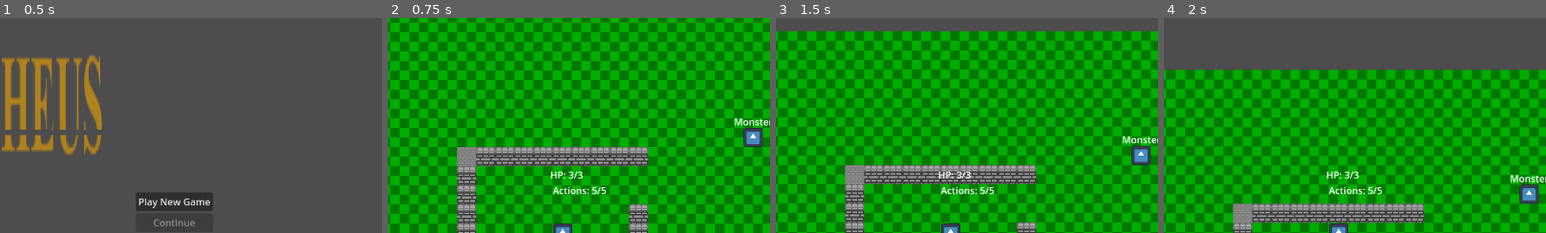
Above: before the commit, frames 1-4 (left to right).
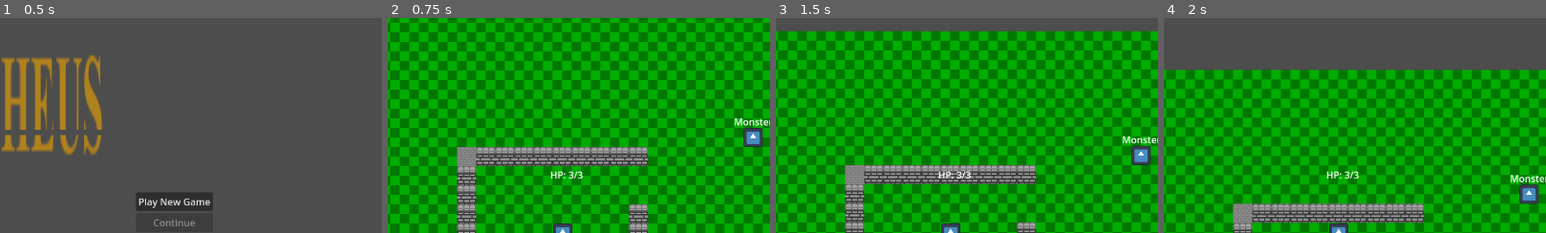
Above: after the commit, the same moments.

Repository: BurntToaster-Pirate15/Project-Prometheus
Game: Godot game, scene res://scenes/main_menu.tscn
Same seed, same stepped clock (60 frames per second), same inputs: the game is played once before the commit and once after it. The engine's default icon, where the game draws it, is replaced by a stand-in: a white triangle on a blue panel in a dark square.
Inputs (mouse positions are % of the whole screen's width and height, from its top left):
- Up to frame 1 (0.5 s): no input
- Up to frame 2 (0.75 s): click "Play New Game" at 0.5 s
- Up to frame 3 (1.5 s): tap Enter at 1.25 s; move the mouse to (45, 70) at 1.27 s; hold W (up) from 1.28 s (still down); hold Shift (Dash) from 1.28 s (still down); click (45, 70) at 1.42 s
- Up to frame 4 (2 s): keep holding W (up); keep holding Shift (Dash)
The pictures show only the part of the screen within x 27-77%, y 0-50%; the shares and areas given below are measured in that part.

Frame 1 is identical in both runs. In frame 2, 0.3% of the frame differs, in the area x 43-58%, y 78-83%; in frame 3, 0.3%; in frame 4, 0.3%.

Commit message:
feat: pull again

Diff:
--- a/scenes/levels/Level_00_Template.tscn
+++ b/scenes/levels/Level_00_Template.tscn
@@ -7,8 +7,8 @@
 [ext_resource type="PackedScene" uid="uid://c65uy7fi75e0f" path="res://scenes/npc/Monster.tscn" id="5_gw6tc"]
 
 [sub_resource type="SegmentShape2D" id="SegmentShape2D_05j8k"]
-a = Vector2(196, 140)
-b = Vector2(196, 171)
+a = Vector2(195, 139)
+b = Vector2(194, 202)
 
 [sub_resource type="TileSetAtlasSource" id="TileSetAtlasSource_4vth1"]
 texture = ExtResource("1_bxnbk")
--- a/scenes/npc/Monster.gd
+++ b/scenes/npc/Monster.gd
@@ -19,6 +19,7 @@
 
 
 func start_turn(grid: TileMap, combatants: Array[CharacterBody2D]):
+	actions = 1
 	# find player and move towards him one space per turn
 	for combatant in combatants:
 		if combatant.name == "Player":
--- a/scripts/combat.gd
+++ b/scripts/combat.gd
@@ -26,7 +26,11 @@
 	combatants.append(player)
 	children.map(func(child): if child is CharacterBody2D: combatants.append(child))
 	player.position.x += 32
-	in_combat = true
+	# ^ sets player to the correct position for combat
+	# not an issue
+	# equivalent to setting player to be in some area
+	# where they can do combat
+	in_combat = true # enable combat
 
 
 # Called every frame. 'delta' is the elapsed time since the previous frame.
--- a/scripts/player.gd
+++ b/scripts/player.gd
@@ -104,7 +104,6 @@
 		draw_rect(Rect2(mouse_pos.x - 16, mouse_pos.y-16, 32, 32), color, false)
 
 
-
 func _physics_process(_delta):
 	# faster way to fetch direction
 	var direction: Vector2 = Input.get_vector("left", "right", "up", "down")
@@ -112,15 +111,13 @@
 	if movement_type == MOVEMENT_TYPE.PIXEL_BASED:
 		move_pixel(direction)
 	if movement_type == MOVEMENT_TYPE.GRID_BASED:
-		# finish turns if no moves are left
-		if PlayerProperties.actions == 0:
-			turn_finished.emit()
+		if not is_my_turn:
 			return
-
 		# check for mouse input for movement
 		if Input.is_mouse_button_pressed(MOUSE_BUTTON_LEFT):
 			var mouse_pos = get_global_mouse_position()
 			var arr: Array = grid.get_grid_path(position, mouse_pos)
+			# ^ A * path finding algortihm
 
 			# if it takes more moves than allowed return
 			if len(arr) > PlayerProperties.max_moves or len(arr) < 0:
@@ -133,14 +130,12 @@
 					move_grid(direction)
 					await moved
 
-			PlayerProperties.actions -= 1
+			turn_finished.emit()
 
 func _process(_delta):
-	$DebugLabel_HP.text="HP: {hp}/{max_hp}\n Actions: {actions}/{max_actions}".format(
+	$DebugLabel_HP.text="HP: {hp}/{max_hp}".format(
 		{"hp": PlayerProperties.health,
 		"max_hp":PlayerProperties.max_health,
-		"actions": PlayerProperties.actions,
-		"max_actions": 5
 		})
 
 
--- a/scripts/properties/player_properties.gd
+++ b/scripts/properties/player_properties.gd
@@ -3,4 +3,4 @@
 @export var health: int = 3
 @export var max_health: int = 3
 @export var actions: int  = 5
-@export var max_moves: int = 5
+@export var max_moves: int = 1
